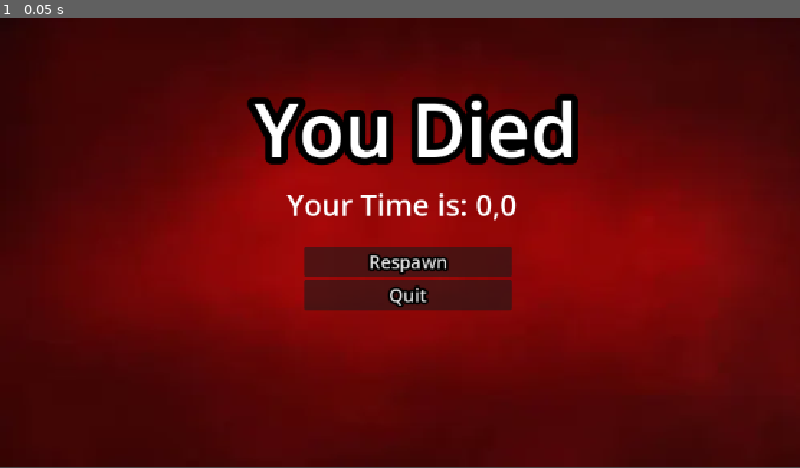
Above: before the commit, frame 1.
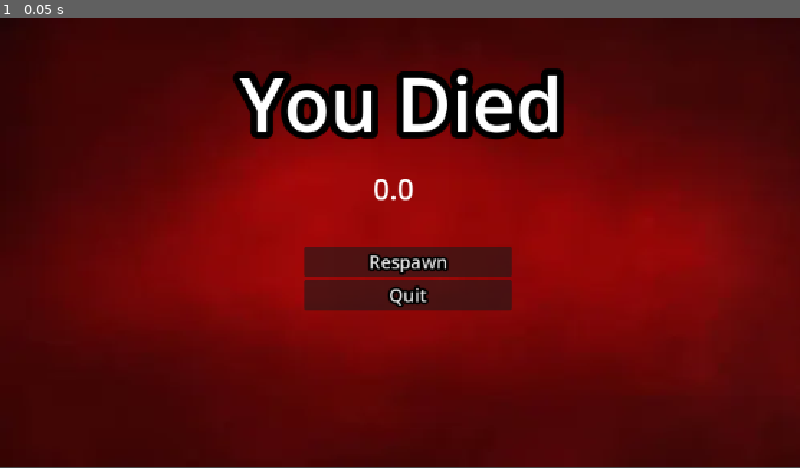
Above: after the commit, the same moment.

Repository: Wolferan/Haven-Game
Game: Godot game, scene res://death_screen.tscn
The game is run twice, just before and just after one commit, with the same random seed, the same clock (stepped at 60 frames per second) and the same inputs. This scene is started directly instead of the project's main scene.
Inputs:
- Up to frame 1 (0.05 s): no input

The runs differ from the first frame. In frame 1, 7.0% of the frame differs, in the area x 29-73%, y 11-46%.
Error after the commit: Parse Error: Function "Timer()" not found in base self. (res://death_screen.gd:8)

Commit message:
new sprite

Diff:
--- a/death_screen.gd
+++ b/death_screen.gd
@@ -1,17 +1,32 @@
 extends Node2D
+@onready var level: RichTextLabel = $Level
+@onready var timer: RichTextLabel = $Timer
+
+var time
+
+func _ready() -> void:
+	await Timer(5.0) # using the function created
+
+	if Global.minigames_done < 3: # if you havent completed 3 minigames yet
+		Global.minigames_done = Global.minigames_done +1
+		get_tree().change_scene_to_file("res://scenes/minigame_" + str(Global.minigames_done) + ".tscn") # changes your scene by arranging this frankenstein path.
+# Above, your script is being told to go to the next minigame. If the
+# current minigame is Level 1, then you would be on minigame 1. If you
+# complete that level, you have the minigames_done add one, and then you
+# look for the scene titled `minigame_` and then whatever minigame number
+# should be next. Make sure you name your minigame saves appropriately.
+
+	else:
+		get_tree().change_scene_to_file("res://scenes/title_screen.tscn") # changes your scene
 
 
-# Called when the node enters the scene tree for the first time.
-func _ready() -> void:
-	pass # Replace with function body.
-
-
-# Called every frame. 'delta' is the elapsed time since the previous frame.
-func _process(delta: float) -> void:
+func _process(delta: float) -> void: # runs EVERY FRAME
 	pass
+#these values, cool hack. by the way this is a horrid way to illustrate the
+#lives visually so later you can always find alternative code. Now, dw abt it.
 
 func _on_respawn_pressed() -> void:
-	get_tree().change_scene_to_file("res://level_scene.tscn")
+	get_tree().change_scene_to_file("res://main.tscn")
 
 
 func _on_quitdeath_pressed() -> void:
--- a/death_screen.tscn
+++ b/death_screen.tscn
@@ -6,31 +6,31 @@
 [node name="Node2D" type="Node2D" unique_id=663954946]
 script = ExtResource("1_ex68u")
 
+[node name="Sprite2D" type="Sprite2D" parent="." unique_id=895613062]
+z_index = -2
+position = Vector2(577, 323)
+scale = Vector2(2.308, 1.9414414)
+texture = ExtResource("1_if853")
+
 [node name="Timer" type="RichTextLabel" parent="." unique_id=2119607592]
 anchors_preset = -1
 anchor_left = 0.38300002
 anchor_top = 1.1700001
 anchor_right = 0.38300002
 anchor_bottom = 1.1700001
-offset_left = 413.0
-offset_top = 240.0
-offset_right = 780.0
-offset_bottom = 313.0
+offset_left = 526.0
+offset_top = 217.0
+offset_right = 608.0
+offset_bottom = 290.0
 theme_override_font_sizes/normal_font_size = 42
-text = "Your Time is: 0,0"
-
-[node name="Sprite2D" type="Sprite2D" parent="." unique_id=895613062]
-z_index = -2
-position = Vector2(577, 322.00003)
-scale = Vector2(2.308, 1.9414414)
-texture = ExtResource("1_if853")
+text = " 0.0"
 
 [node name="Deathtext" type="RichTextLabel" parent="." unique_id=1915575369]
 clip_contents = false
-offset_left = 366.0
-offset_top = 85.0
-offset_right = 863.0
-offset_bottom = 270.0
+offset_left = 345.0
+offset_top = 48.0
+offset_right = 842.0
+offset_bottom = 233.0
 theme_override_constants/outline_size = 40
 theme_override_font_sizes/normal_font_size = 108
 text = "You Died"
